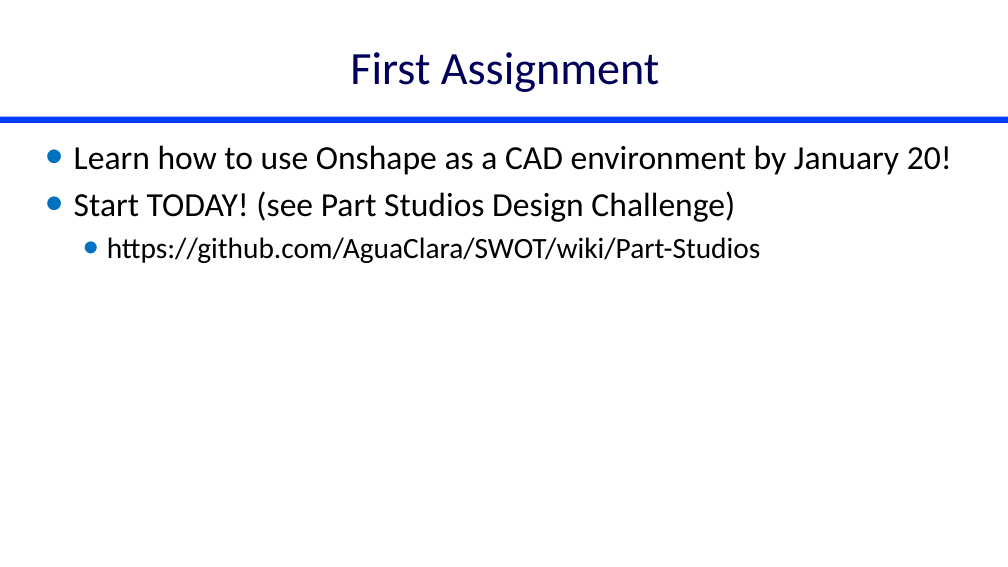
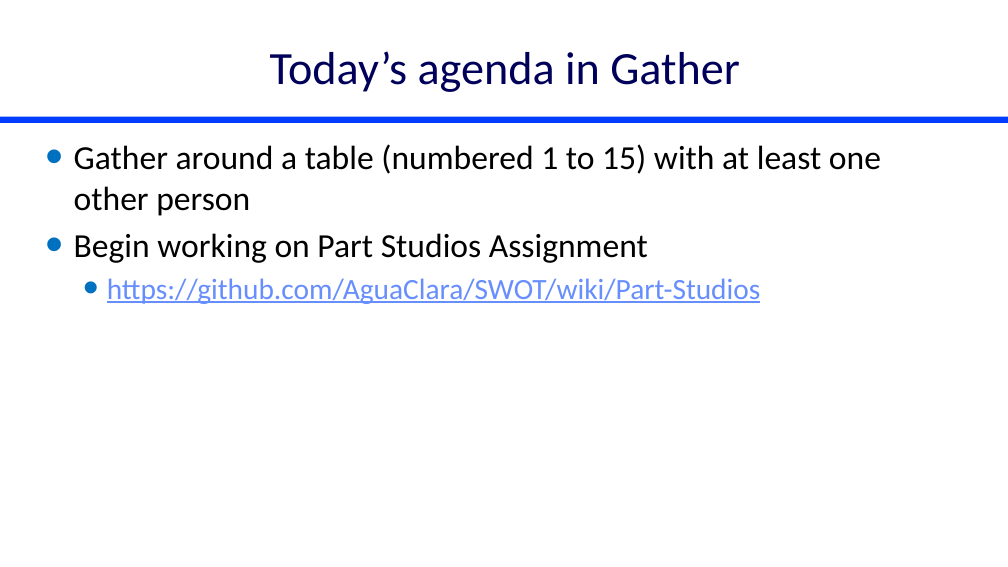
Before and after one commit to monroews/CEE4520Lectures, a slide deck: slide 11 of Discussions/Introduction.pptx (slide 3 before the commit). Drawn at 1008x567 pixels with LibreOffice and Linux fonts; fonts in the diff are those of the drawing. Boxes give left, top, right and bottom in pixels: in the first picture for what was removed or moved away, otherwise in the second. Text is boxed around its words. In the diff, an @@ line names an element or a change of style, - is before the commit and + after.

```diff
--- a/Discussions/Introduction.pptx
+++ b/Discussions/Introduction.pptx
@@ title at box(270, 51, 740, 92): text changed @@
-First Assignment
+Today’s agenda in Gather
@@ text at box(74, 144, 881, 263): text changed @@
-• Learn how to use Onshape as a CAD environment by January 20!
-• Start TODAY! (see Part Studios Design Challenge)
+• Gather around a table (numbered 1 to 15) with at least one other person
+• Begin working on Part Studios Assignment
@@ text at box(107, 278, 761, 304): text colour #000000 to #678EFD, underline on in "https://github.com/AguaClara/SWOT/wiki/Part-Studios" @@
```
Also in this commit, not shown: 1 other slide changed, 8 slides added, 3 other files.
